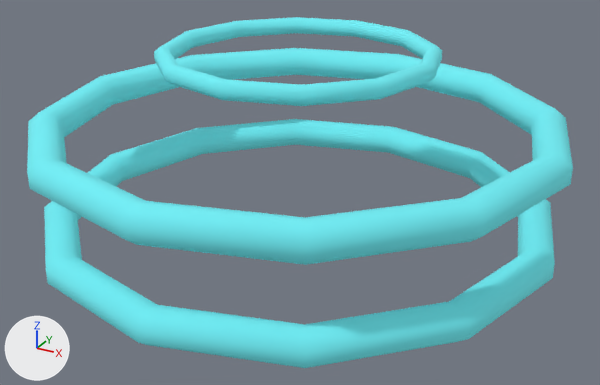
A saved change to the glTF model models/robots/rings.glb.
The view is the same before and after, from a camera (50 mm lens) standing at (0.457, -0.829, 0.461) and looking at (0.014, -0.021, 0.057). The axes (+X, +Y, +Z) are drawn at lower left. The lights are the same throughout. Where no turn or scale is listed for an object, it has been applied to the vertices.

Before the edit, the objects in view are built like this:
```python
mat_glow_mtl = principled_material('glow_MTL')
mat_glow_mtl.base_color = (0.144, 0.745, 0.799)  # cyan #6ae0e7
mat_glow_mtl.roughness = 1.0
mat_glow_mtl.emission_color = (0.0229, 0.118, 0.127)  # dark cyan #2a6064
mat_glow_mtl.emission_strength = 1.0
me_ring1 = bpy.data.meshes.new('ring1')
me_ring1.from_pydata(...)  # a torus around z (ring radius 0.296, tube radius 0.021) spanning x -0.316..0.316, y -0.316..0.316, z -0.02..0.02
me_ring1.materials.append(mat_glow_mtl)  # cyan #6ae0e7
me_ring2 = bpy.data.meshes.new('ring2')
me_ring2.from_pydata(...)  # a torus around z (ring radius 0.301, tube radius 0.021) spanning x -0.321..0.321, y -0.321..0.321, z -0.021..0.021
me_ring2.materials.append(mat_glow_mtl)  # cyan #6ae0e7
me_ring5 = bpy.data.meshes.new('ring5')
me_ring5.from_pydata(...)  # a torus around z (ring radius 0.156, tube radius 0.011) spanning x -0.167..0.167, y -0.167..0.167, z -0.011..0.011
me_ring5.materials.append(mat_glow_mtl)  # cyan #6ae0e7
ob_ring1 = bpy.data.objects.new('ring1', me_ring1)
ob_ring1.location = (0.0, 0.0, 0.0199)
ob_ring2 = bpy.data.objects.new('ring2', me_ring2)
ob_ring2.location = (0.0, 0.0, 0.1321)
ob_ring5 = bpy.data.objects.new('ring5', me_ring5)
ob_ring5.location = (0.0, 0.0, 0.2193)
```
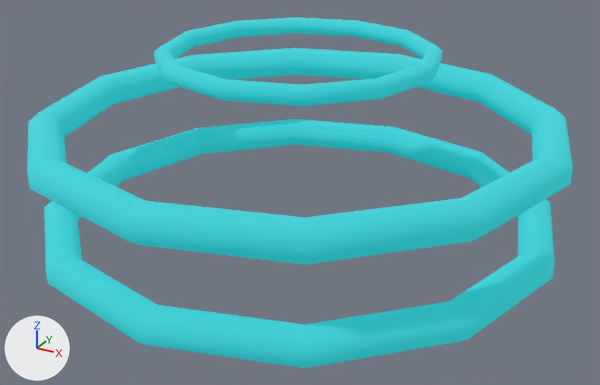
Pixel boxes [x1, y1, x2, y2] of what changed, in the pictures (600 x 385 px):
'ring2', recoloured
    both: [27, 48, 573, 265]
'ring1', recoloured
    both: [44, 119, 555, 368]
'ring5', recoloured
    both: [154, 17, 442, 106]

The edits, one by one:
Material 'glow_MTL' (mat_glow_mtl) changes colour from cyan #6ae0e7 to cyan #54b3b9; in linear values from (0.144, 0.745, 0.799) to (0.0876, 0.453, 0.486).
In material 'glow_MTL' (mat_glow_mtl), emission_color goes from (0.0229, 0.118, 0.127) (dark cyan #2a6064) to (0.0, 0.303, 0.33) (cyan #00969b).
